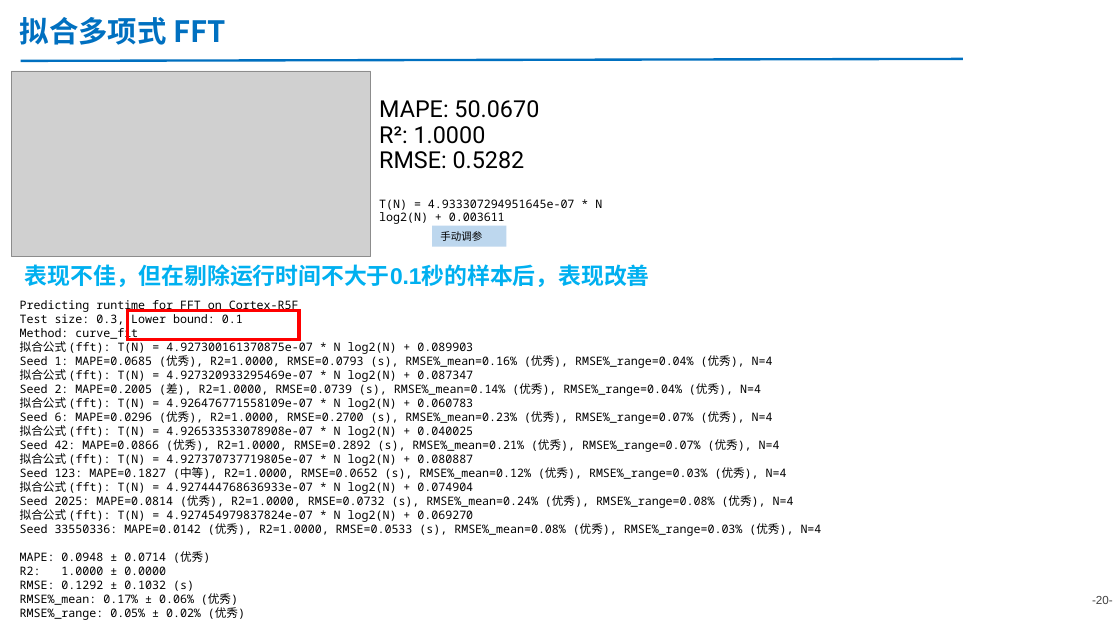
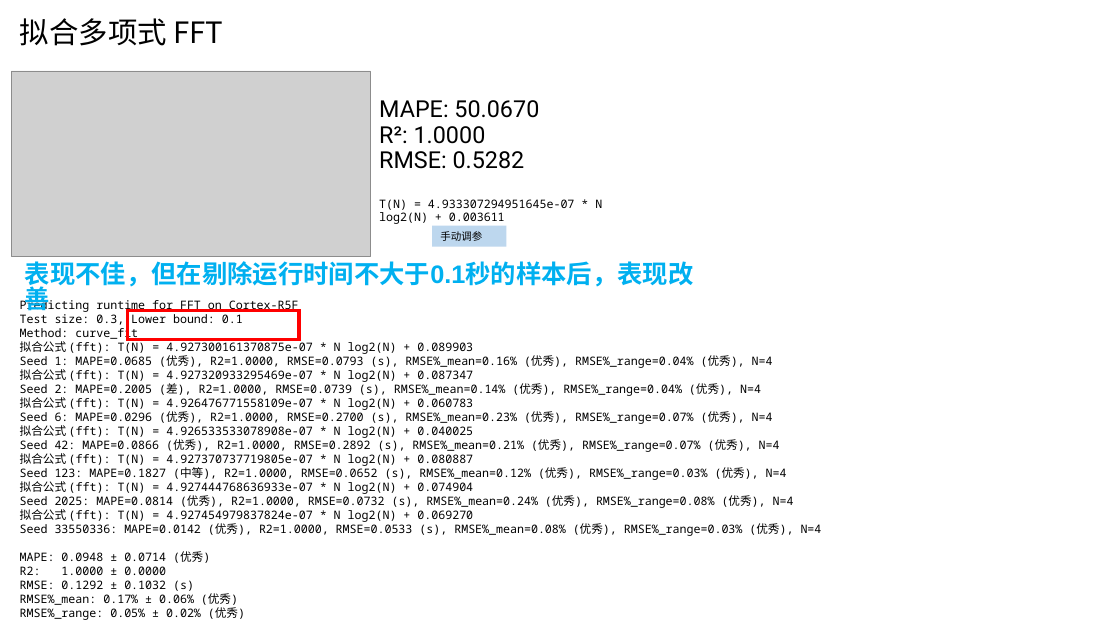
Before and after one commit to AE-26710/Time-Prediction, a slide deck: slide 20 of 20251106-同平台runtime预测-金.pptx. Drawn at 1120x630 pixels with LibreOffice and Linux fonts; fonts in the diff are those of the drawing; grey boxes stand for pictures. Boxes give left, top, right and bottom in pixels: in the first picture for what was removed or moved away, otherwise in the second. Text is boxed around its words. In the diff, an @@ line names an element or a change of style, - is before the commit and + after.

Commit message:
11/12 Update
修正kalman_op_A72.c计时函数在运行时间大于1秒时出错的问题
更新实验结果一览表与汇报PPT
添加当算子为FFT时，输出对数散点图的功能

```diff
--- a/20251106-同平台runtime预测-金.pptx
+++ b/20251106-同平台runtime预测-金.pptx
@@ title "拟合多项式 FFT" at [20, 18, 223, 46]: text colour #0070C0 to #000000, bold off; vertical alignment top to middle @@
@@ line removed from (21, 60) to (963, 59) @@
@@ text "表现不佳，但在剔除运行时间不大于0.1秒的样本后，表现改善" at [25, 261, 694, 315]: size 19.6 to 21.7 pt; line spacing 0.9 to 0.8 @@
@@ page number removed at [1092, 596, 1113, 604] @@
--20-
```
Also in this commit, not shown: 34 other slides changed, 1 slide added, 5 other files.
